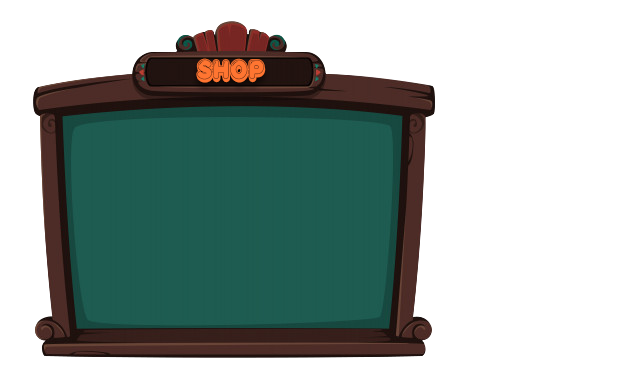
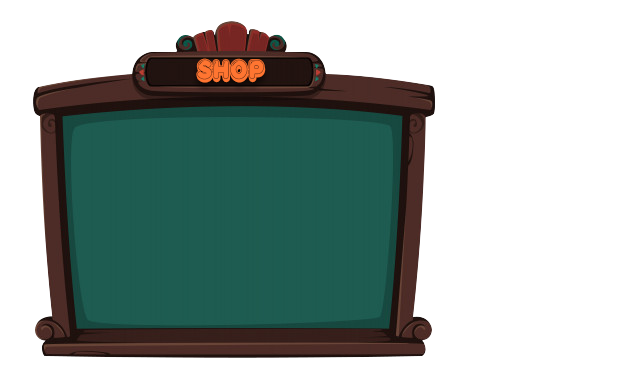
Layers edited between the first and the second w=626, h=375 image:
painted on "Group 1 copy" over [33, 21, 435, 358]
